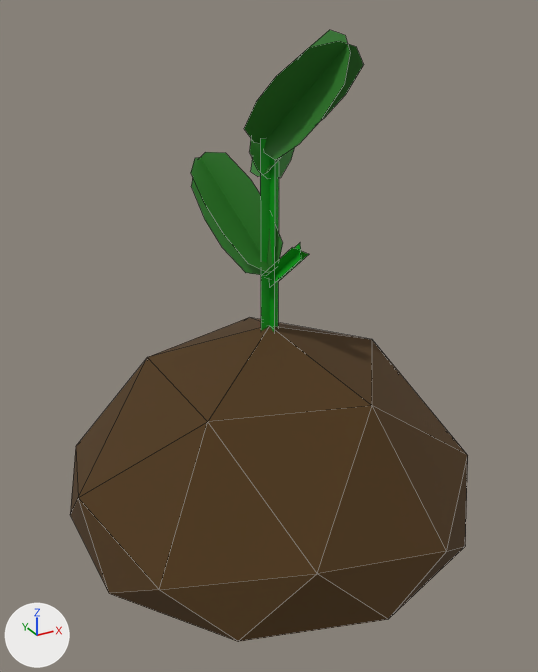
An edit to the OBJ model source/Assets/Plants/potato.obj, drawn before and after from the same camera.
Before and after are seen from a 50 mm lens placed at (-0.282, -0.511, 0.384), pointed at (-0.007, -0.011, 0.135). Arrows for +X, +Y and +Z are at lower left; the lights stay in place. Mesh edges are drawn as thin lines. Where no turn or scale is listed for an object, it has been applied to the vertices.
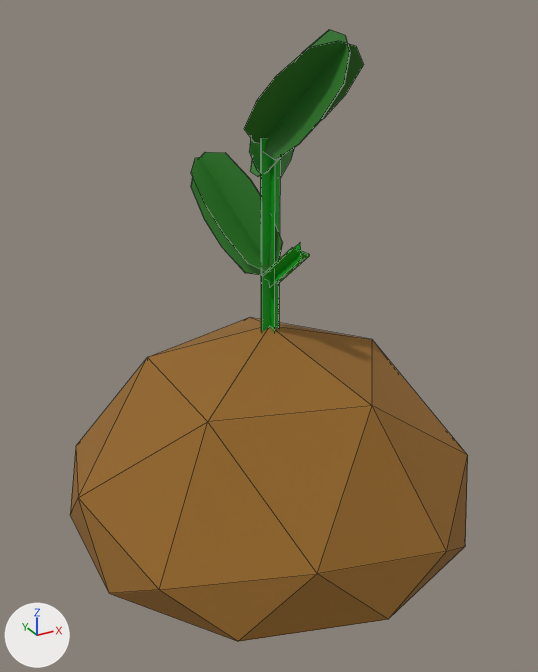
Boxes (x1, y1, x2, y2) around the edits, measured in the pictures (538 x 672 px):
'Icosphere', recoloured
    both: (70, 317, 468, 642)
'Plane.001', reshaped
    before: (260, 138, 279, 331)
    after: (260, 138, 280, 332)
'Plane.002', reshaped
    before: (263, 243, 309, 287)
    after: (264, 243, 309, 287)
part 1 of me_plane_001, added
    after: (260, 138, 280, 332)
part 2 of me_plane_002, added
    after: (264, 243, 309, 287)
part 3 of me_plane_004, added
    after: (191, 152, 283, 275)

The change, as a diff of the scene's bpy script:
```diff
--- a/source/Assets/Plants/potato.obj.py
+++ b/source/Assets/Plants/potato.obj.py
@@ mat_potato @@
 mat_potato = principled_material('Potato')
-mat_potato.base_color = (0.0775, 0.038, 0.00773)  # brown #4f3715
+mat_potato.base_color = (0.295, 0.136, 0.0215)  # brown #946728
 mat_potato.roughness = 1.0
@@ me_plane_001 @@
 me_plane_001.from_pydata(...)  # 8 vertices, 2 faces; spans x -0.009..0.008, y -0.008..0.008, z 0.124..0.294
 # used by ob_plane_001; location = (0.0, 0.0, 0.0)
 # verts and faces of me_plane_001; kept vertices keep their numbers, new ones are numbered from 8
 # before: 0 (0.008, 0.0, 0.294), 1 (0.008, 0.0, 0.124), 2 (-0.009, 0.0, 0.294) at pixel (260, 138), 3 (-0.009, 0.0, 0.124), 4 (0.0, -0.008, 0.294)
 # before: 5 (0.0, -0.008, 0.124), 6 (0.0, 0.008, 0.294), 7 (0.0, 0.008, 0.124)
+# me_plane_001 part 1
+for new, old in zip([*range(8, 12)], [*range(0, 4)]): verts[new] = verts[old] + (0.0, -0.002, 0.0)
+for new, old in zip([*range(12, 16)], [*range(4, 8)]): verts[new] = verts[old] + (0.0, 0.0, 0.0)
+faces += [(8, 10, 11, 9), (12, 14, 15, 13), (0, 2, 10, 8), (0, 8, 9, 1), (1, 9, 11, 3), (2, 3, 11, 10)]
+faces += [(4, 6, 14, 12), (4, 12, 13, 5), (5, 13, 15, 7), (6, 7, 15, 14)]
 me_plane_001.materials.append(mat_stem)
@@ me_plane_002 @@
 me_plane_002.from_pydata(...)  # 8 vertices, 2 faces; spans x -0.0073..0.019, y -0.0352..0.0071, z 0.1747..0.2153
 # used by ob_plane_002; location = (0.0, 0.0, 0.0)
 # verts and faces of me_plane_002; kept vertices keep their numbers, new ones are numbered from 8
 # before: 0 (0.019, -0.03, 0.2069) at pixel (309, 254), 1 (0.0076, 0.0002, 0.1759) at pixel (277, 282), 2 (0.0042, -0.0283, 0.2141) at pixel (292, 247), 3 (-0.0073, 0.002, 0.1831) at pixel (260, 276), 4 (0.0086, -0.0352, 0.2057) at pixel (301, 259)
 # before: 5 (-0.0029, -0.005, 0.1747) at pixel (269, 287), 6 (0.0146, -0.0231, 0.2153) at pixel (300, 242), 7 (0.0032, 0.0071, 0.1843)
+# me_plane_002 part 2
+verts[8] = (0.0184, -0.0314, 0.2058)  # pixel (309, 256)
+verts[9] = (0.0069, -0.0011, 0.1748)  # pixel (277, 284)
+verts[10] = (0.0035, -0.0296, 0.213)  # pixel (292, 249)
+verts[11] = (-0.0079, 0.0006, 0.182)  # pixel (260, 278)
+verts[12] = (0.0085, -0.0352, 0.2058)  # pixel (301, 259)
+verts[13] = (-0.0029, -0.005, 0.1748)  # pixel (269, 287)
+verts[14] = (0.0146, -0.0231, 0.2153)  # pixel (300, 242)
+verts[15] = (0.0031, 0.0071, 0.1843)
+faces += [(8, 10, 11, 9), (12, 14, 15, 13), (0, 2, 10, 8), (0, 8, 9, 1), (1, 9, 11, 3), (2, 3, 11, 10)]
+faces += [(4, 6, 14, 12), (4, 12, 13, 5), (5, 13, 15, 7), (6, 7, 15, 14)]
 me_plane_002.materials.append(mat_stem)
@@ me_plane_004 @@
 # used by ob_plane_004; location = (0.0, 0.0, 0.0)
-me_plane_004.from_pydata(...)  # 24 vertices, 2 faces; spans x -0.0478..0.0163, y -0.012..0.0704, z 0.1824..0.278
+me_plane_004.from_pydata(...)  # 48 vertices, 28 faces; spans x -0.0478..0.0164, y -0.0123..0.0704, z 0.1824..0.278
+# me_plane_004 part 3: 24 vertices added at x -0.0477..0.0164, y -0.0123..0.0701, z 0.1825..0.278
 me_plane_004.materials.append(mat_leaf)
```
